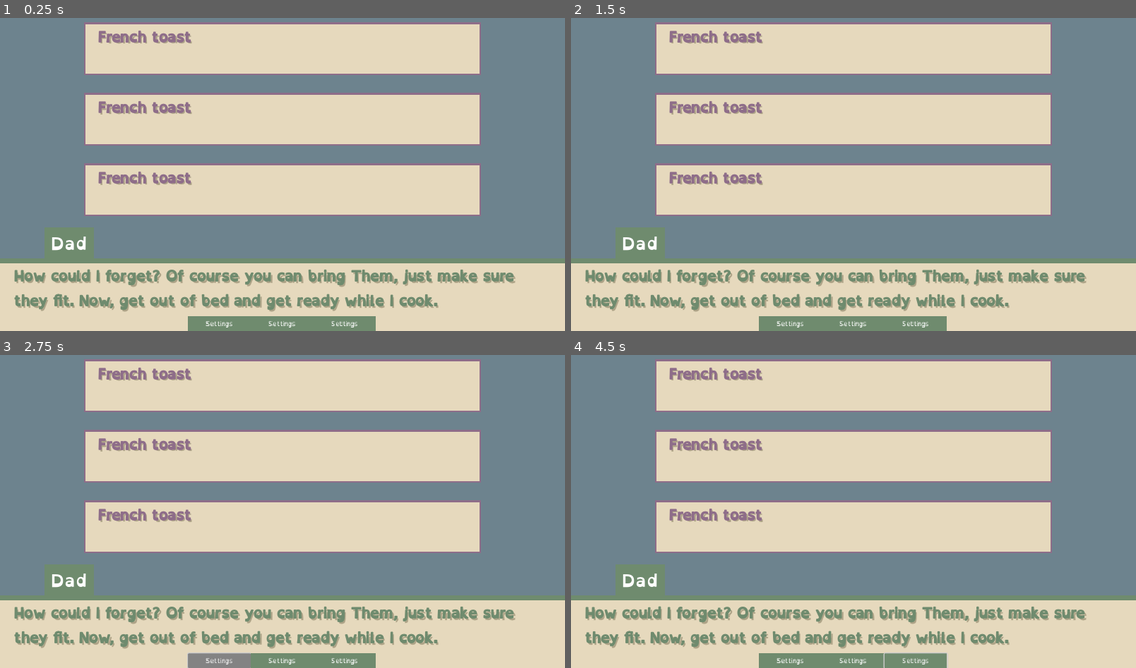
Above: before the commit, frames 1-4 (two rows, left to right).
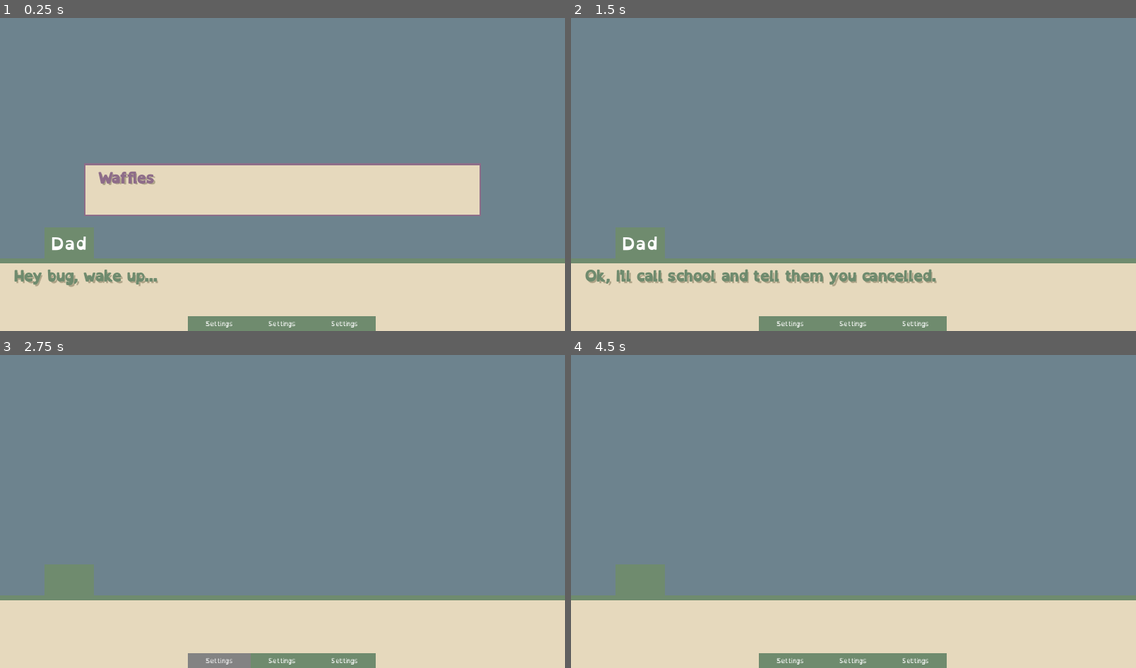
Above: after the commit, the same moments.

Repository: Birdboys/returningMolly
Game: Godot game, scene res://Scenes/main.tscn
Two runs of this game, one before a commit and one after it. Both use one fixed random seed, a clock stepped at 60 frames per second and the inputs below.
Inputs:
- Up to frame 1 (0.25 s): no input
- Up to frame 2 (1.5 s): click "dasdas" at 0.5 s; click "clear" at 1.25 s
- Up to frame 3 (2.75 s): click "Settings" at 2 s
- Up to frame 4 (4.5 s): click "Settings" at 2.75 s; click "Settings" at 3.5 s; click "dasdas" at 4.25 s

The runs differ from the first frame. In frame 1, 28% of the frame differs, in the area x 2-92%, y 1-94%; in frame 2, 40%; in frame 3, 40%; in frame 4, 40%, in the area x 2-92%, y 1-100%.
Error after the commit: Invalid access to property or key '["intro3a", "intro3b"]' on a base object of type 'Dictionary'. (res://Scripts/textMain.gd:19)

Commit message:
dialogue kinda working

Diff:
--- a/Scenes/day_ui.tscn
+++ /dev/null
@@ -1,134 +0,0 @@
-[gd_scene load_steps=3 format=3 uid="uid://cxf75dray4yfb"]
-
-[sub_resource type="StyleBoxFlat" id="StyleBoxFlat_ypnft"]
-bg_color = Color(0.945098, 0.368627, 0.568627, 1)
-
-[sub_resource type="Theme" id="Theme_0h6i0"]
-GridContainer/styles/box = SubResource("StyleBoxFlat_ypnft")
-
-[node name="dayUI" type="Control"]
-layout_mode = 3
-anchors_preset = 15
-anchor_right = 1.0
-anchor_bottom = 1.0
-grow_horizontal = 2
-grow_vertical = 2
-
-[node name="ColorRect" type="ColorRect" parent="."]
-layout_mode = 1
-anchors_preset = 15
-anchor_right = 1.0
-anchor_bottom = 1.0
-grow_horizontal = 2
-grow_vertical = 2
-color = Color(0.901961, 0.85098, 0.741176, 1)
-
-[node name="ColorRect2" type="ColorRect" parent="."]
-visible = false
-layout_mode = 0
-offset_left = 15.0
-offset_top = 14.0
-offset_right = 366.0
-offset_bottom = 465.0
-color = Color(0.513726, 0.611765, 0.662745, 1)
-
-[node name="ColorRect3" type="ColorRect" parent="."]
-visible = false
-layout_mode = 0
-offset_left = 397.0
-offset_top = 15.0
-offset_right = 613.0
-offset_bottom = 466.0
-color = Color(0.764706, 0.717647, 0.592157, 1)
-
-[node name="inventoryUI" type="Control" parent="."]
-layout_mode = 1
-anchors_preset = 15
-anchor_right = 1.0
-anchor_bottom = 1.0
-grow_horizontal = 2
-grow_vertical = 2
-size_flags_horizontal = 3
-size_flags_vertical = 3
-mouse_filter = 2
-
-[node name="gridPanel" type="Panel" parent="."]
-custom_minimum_size = Vector2(400, 300)
-layout_mode = 1
-anchors_preset = 15
-anchor_right = 1.0
-anchor_bottom = 1.0
-offset_left = 20.0
-offset_top = 40.0
-offset_right = -220.0
-offset_bottom = -140.0
-grow_horizontal = 2
-grow_vertical = 2
-mouse_filter = 2
-
-[node name="inventoryGrid" type="GridContainer" parent="gridPanel"]
-layout_mode = 1
-anchors_preset = 15
-anchor_right = 1.0
-anchor_bottom = 1.0
-grow_horizontal = 2
-grow_vertical = 2
-theme = SubResource("Theme_0h6i0")
-theme_override_constants/h_separation = 0
-theme_override_constants/v_separation = 0
-columns = 10
-
-[node name="groundPanel" type="Panel" parent="."]
-custom_minimum_size = Vector2(400, 100)
-layout_mode = 1
-anchors_preset = 15
-anchor_right = 1.0
-anchor_bottom = 1.0
-offset_left = 20.0
-offset_top = 360.0
-offset_right = -220.0
-offset_bottom = -20.0
-grow_horizontal = 2
-grow_vertical = 2
-mouse_filter = 2
-
-[node name="groundItemsScroll" type="ScrollContainer" parent="groundPanel"]
-layout_mode = 1
-anchors_preset = 15
-anchor_right = 1.0
-anchor_bottom = 1.0
-grow_horizontal = 2
-grow_vertical = 2
-mouse_filter = 2
-horizontal_scroll_mode = 2
-vertical_scroll_mode = 0
-
-[node name="groundItems" type="HBoxContainer" parent="groundPanel/groundItemsScroll"]
-layout_mode = 2
-size_flags_vertical = 3
-mouse_filter = 0
-
-[node name="Button" type="Button" parent="."]
-layout_mode = 0
-offset_left = 521.0
-offset_top = 171.0
-offset_right = 584.0
-offset_bottom = 202.0
-text = "dasdas"
-
-[node name="Clear" type="Button" parent="."]
-layout_mode = 0
-offset_left = 522.0
-offset_top = 223.0
-offset_right = 585.0
-offset_bottom = 254.0
-text = "clear
-"
-
-[node name="Objects" type="Control" parent="."]
-anchors_preset = 0
-offset_right = 40.0
-offset_bottom = 40.0
-
-[connection signal="pressed" from="Button" to="inventoryUI" method="_on_button_pressed" flags=18]
-[connection signal="pressed" from="Clear" to="inventoryUI" method="_on_clear_pressed" flags=18]
--- a/Scenes/dialogue.tscn
+++ b/Scenes/dialogue.tscn
@@ -1,16 +1,18 @@
 [gd_scene load_steps=3 format=3 uid="uid://dxwe01qwbklgx"]
 
-[ext_resource type="PackedScene" uid="uid://ckv567ttgkrsb" path="res://Scenes/text_option.tscn" id="1_tfhvd"]
+[ext_resource type="Script" path="res://Scripts/dialogue_ui.gd" id="1_5qnim"]
 [ext_resource type="PackedScene" uid="uid://2ub6scsfkxtl" path="res://Scenes/text_main.tscn" id="2_chrpt"]
 
-[node name="convoUI" type="Control"]
+[node name="dialogueUI" type="Control"]
 layout_mode = 3
 anchors_preset = 15
 anchor_right = 1.0
 anchor_bottom = 1.0
 grow_horizontal = 2
 grow_vertical = 2
-mouse_filter = 2
+focus_mode = 2
+mouse_filter = 1
+script = ExtResource("1_5qnim")
 
 [node name="background" type="ColorRect" parent="."]
 layout_mode = 1
@@ -36,14 +38,7 @@
 theme_override_constants/separation = 40
 alignment = 2
 
-[node name="textOption" parent="choicesBox" instance=ExtResource("1_tfhvd")]
-layout_mode = 2
-
-[node name="textOption2" parent="choicesBox" instance=ExtResource("1_tfhvd")]
-layout_mode = 2
-
-[node name="textOption3" parent="choicesBox" instance=ExtResource("1_tfhvd")]
-layout_mode = 2
-
 [node name="textMain" parent="." instance=ExtResource("2_chrpt")]
 layout_mode = 1
+
+[connection signal="gui_input" from="." to="." method="_on_gui_input"]
--- a/Scenes/text_main.tscn
+++ b/Scenes/text_main.tscn
@@ -1,6 +1,7 @@
-[gd_scene load_steps=11 format=3 uid="uid://2ub6scsfkxtl"]
+[gd_scene load_steps=12 format=3 uid="uid://2ub6scsfkxtl"]
 
 [ext_resource type="FontFile" uid="uid://bfgp7mg6wu44k" path="res://Assets/fonts/OpenDyslexic2 (Windows, MacOS, Linux OTF)/OpenDyslexic-Regular.otf" id="1_cxh3d"]
+[ext_resource type="Script" path="res://Scripts/textMain.gd" id="1_fl4v4"]
 [ext_resource type="Texture2D" uid="uid://bi73c5358eiqf" path="res://Assets/temp_cursor1.png" id="2_vmmny"]
 [ext_resource type="FontFile" uid="uid://ney6ybfqgm7a" path="res://Assets/fonts/OpenDyslexic2 (Windows, MacOS, Linux OTF)/OpenDyslexic-Bold.otf" id="3_hol0o"]
 
@@ -57,15 +58,17 @@
 [sub_resource type="StyleBoxFlat" id="StyleBoxFlat_8ropw"]
 bg_color = Color(0.435294, 0.545098, 0.431373, 1)
 
-[node name="Control" type="Control"]
+[node name="textMain" type="Control"]
 layout_mode = 3
 anchors_preset = 15
 anchor_right = 1.0
 anchor_bottom = 1.0
 grow_horizontal = 2
 grow_vertical = 2
+mouse_filter = 2
+script = ExtResource("1_fl4v4")
 
-[node name="textMain" type="Panel" parent="."]
+[node name="textMainPanel" type="Panel" parent="."]
 layout_mode = 1
 anchors_preset = 15
 anchor_right = 1.0
@@ -73,9 +76,10 @@
 offset_top = 555.0
 grow_horizontal = 2
 grow_vertical = 2
+mouse_filter = 1
 theme_override_styles/panel = SubResource("StyleBoxFlat_nhw5i")
 
-[node name="textMargin" type="MarginContainer" parent="textMain"]
+[node name="textMargin" type="MarginContainer" parent="textMainPanel"]
 layout_mode = 1
 anchors_preset = 15
 anchor_right = 1.0
@@ -86,8 +90,9 @@
 theme_override_constants/margin_top = 12
 theme_override_constants/margin_right = 32
 
-[node name="textMainText" type="RichTextLabel" parent="textMain/textMargin"]
+[node name="textMainText" type="RichTextLabel" parent="textMainPanel/textMargin"]
 layout_mode = 2
+mouse_filter = 1
 theme_override_colors/default_color = Color(0.435294, 0.545098, 0.431373, 1)
 theme_override_colors/font_shadow_color = Color(0.678431, 0.639216, 0.529412, 1)
 theme_override_colors/font_outline_color = Color(0.435294, 0.545098, 0.431373, 1)
@@ -99,7 +104,7 @@
 theme_override_font_sizes/normal_font_size = 32
 text = "test1"
 
-[node name="cursor" type="TextureRect" parent="textMain"]
+[node name="cursor" type="TextureRect" parent="textMainPanel"]
 layout_mode = 1
 anchors_preset = 3
 anchor_left = 1.0
@@ -117,13 +122,13 @@
 stretch_mode = 2
 flip_h = true
 
-[node name="textAnim" type="AnimationPlayer" parent="textMain"]
+[node name="textAnim" type="AnimationPlayer" parent="textMainPanel"]
 autoplay = "cursorWaggle"
 libraries = {
 "": SubResource("AnimationLibrary_7y3vy")
 }
 
-[node name="settingsButtons" type="HBoxContainer" parent="textMain"]
+[node name="settingsButtons" type="HBoxContainer" parent="textMainPanel"]
 layout_mode = 1
 anchors_preset = 12
 anchor_top = 1.0
@@ -136,9 +141,10 @@
 grow_vertical = 0
 theme_override_constants/separation = 0
 
-[node name="Button" type="Button" parent="textMain/settingsButtons"]
+[node name="Button" type="Button" parent="textMainPanel/settingsButtons"]
 layout_mode = 2
 size_flags_horizontal = 3
+mouse_filter = 1
 theme_override_colors/font_color = Color(1, 1, 1, 1)
 theme_override_fonts/font = ExtResource("1_cxh3d")
 theme_override_font_sizes/font_size = 14
@@ -146,9 +152,10 @@
 theme_override_styles/hover = SubResource("StyleBoxFlat_o5n3u")
 text = "Settings"
 
-[node name="Button2" type="Button" parent="textMain/settingsButtons"]
+[node name="Button2" type="Button" parent="textMainPanel/settingsButtons"]
 layout_mode = 2
 size_flags_horizontal = 3
+mouse_filter = 1
 theme_override_colors/font_color = Color(1, 1, 1, 1)
 theme_override_fonts/font = ExtResource("1_cxh3d")
 theme_override_font_sizes/font_size = 14
@@ -156,9 +163,10 @@
 theme_override_styles/hover = SubResource("StyleBoxFlat_o5n3u")
 text = "Settings"
 
-[node name="Button3" type="Button" parent="textMain/settingsButtons"]
+[node name="Button3" type="Button" parent="textMainPanel/settingsButtons"]
 layout_mode = 2
 size_flags_horizontal = 3
+mouse_filter = 1
 theme_override_colors/font_color = Color(1, 1, 1, 1)
 theme_override_fonts/font = ExtResource("1_cxh3d")
 theme_override_font_sizes/font_size = 14
@@ -166,12 +174,13 @@
 theme_override_styles/hover = SubResource("StyleBoxFlat_o5n3u")
 text = "Settings"
 
-[node name="RichTextLabel" type="RichTextLabel" parent="."]
+[node name="textSpeaker" type="RichTextLabel" parent="."]
 layout_mode = 1
 offset_left = 100.0
 offset_top = 485.0
 offset_right = 199.0
 offset_bottom = 555.0
+mouse_filter = 1
 theme_override_colors/default_color = Color(1, 1, 1, 1)
 theme_override_fonts/normal_font = ExtResource("3_hol0o")
 theme_override_font_sizes/normal_font_size = 40
--- a/Scenes/text_option.tscn
+++ b/Scenes/text_option.tscn
@@ -54,5 +54,7 @@
 text = "test2"
 scroll_active = false
 
+[connection signal="gui_input" from="." to="." method="_on_gui_input"]
 [connection signal="mouse_entered" from="." to="." method="_on_mouse_entered"]
 [connection signal="mouse_exited" from="." to="." method="_on_mouse_exited"]
+[connection signal="gui_input" from="textMargin/textOptionText" to="." method="_on_text_option_text_gui_input"]
--- a/Scripts/dialogueManager.gd
+++ b/Scripts/dialogueManager.gd
@@ -20,3 +20,15 @@
 	var data = FileAccess.open(path, FileAccess.READ)
 	dialogue_data = JSON.parse_string(data.get_as_text())
 	data.close()
+
+func dialogueChoice(choiceID):
+	match choiceID:
+		"intro5a","intro5b","intro5c":
+			PlayerData.user_data['intro']['breakfast'] = choiceID
+			print(PlayerData.user_data['intro']['breakfast'])
+		_:
+			print('Non-important choice')
+
+func to_title(s: String):
+	s = s.strip_edges()
+	return s.substr(0,1).to_upper() + s.substr(1).to_lower()
--- /dev/null
+++ b/Scripts/dialogue_ui.gd
@@ -0,0 +1,38 @@
+extends Control
+@onready var textChoice = load("res://Scenes/text_option.tscn")
+@onready var textMain = load("res://Scenes/text_main.tscn")
+@onready var choicesBox = $choicesBox
+@onready var mainText
+# Called when the node enters the scene tree for the first time.
+func _ready():
+	mainText = textMain.instantiate()
+	add_child(mainText)
+	mainText.initialize("intro0")
+
+	var choice = textChoice.instantiate()
+	choicesBox.add_child(choice)
+	choice.initialize("intro5b")
+	pass # Replace with function body.
+
+
+# Called every frame. 'delta' is the elapsed time since the previous frame.
+func _process(delta):
+	pass
+
+func _on_gui_input(event: InputEvent):
+	if event.is_action_pressed("dialogue_input"):
+		changeMainText()
+	pass # Replace with function body.
+
+func changeMainText():
+	clearChoices()
+	var next = mainText.nextText()
+	mainText.queue_free()
+	mainText = textMain.instantiate()
+	add_child(mainText)
+	mainText.initialize(next[1])
+	pass
+
+func clearChoices():
+	for child in choicesBox.get_children():
+		child.queue_free()
--- /dev/null
+++ b/Scripts/player_data.gd
@@ -0,0 +1,36 @@
+extends Node
+var user_data
+@onready var user_data_path = "user://user_data.json"
+@onready var default_save_data = {
+	"intro" : {"breakfast":"waffles"
+		}
+}
+# Called when the node enters the scene tree for the first time.
+func _ready():
+	user_data = load_user_data(user_data_path)
+	save_user()
+	pass # Replace with function body.
+
+
+# Called every frame. 'delta' is the elapsed time since the previous frame.
+func _process(delta):
+	pass
+
+func save_user():
+	var user_file
+	user_file = FileAccess.open(user_data_path, FileAccess.WRITE)
+	user_file.store_line(JSON.stringify(user_data))
+	user_file.close()
+
+func load_user_data(save_path):
+	if FileAccess.file_exists(save_path): #we have data
+		#var save_data = FileAccess.open_encrypted_with_pass(save_path, FileAccess.READ, 'porbo')
+		var save_data = FileAccess.open(save_path, FileAccess.READ)
+		var parsed_data = JSON.parse_string(save_data.get_as_text())
+		save_data.close()
+		if parsed_data is Dictionary:
+			return parsed_data
+		else:
+			print("some kinda system data loading error")
+	else:
+		return default_save_data
--- a/Scripts/textChoice.gd
+++ b/Scripts/textChoice.gd
@@ -1,6 +1,10 @@
 extends Panel
+var textData
+var textId
+@onready var text = $textMargin/textOptionText
 
-
+signal dialogue_choice(choiceData)
+#TEXT_ID	TEXT_TEXT	TEXT_TYPE	TEXT_SPEAKER	NEXT_TEXT_ID	HAS_CHOICE	IS_END
 # Called when the node enters the scene tree for the first time.
 func _ready():
 	pass # Replace with function body.
@@ -16,3 +20,15 @@
 func _on_mouse_exited():
 	print("exited text box")
 	scale = Vector2(1.,1.)
+
+func initialize(textID):
+	textId = textID
+	textData = DialogueManager.dialogue_data[textID]
+	text.parse_bbcode(textData['TEXT_TEXT'])
+
+func _on_gui_input(event):
+	if event.is_action_pressed("dialogue_choice_input"):
+		print(textData)
+		DialogueManager.dialogueChoice(textId)
+		emit_signal("dialogue_choice", textData)
+	pass # Replace with function body.
--- /dev/null
+++ b/Scripts/textMain.gd
@@ -0,0 +1,25 @@
+extends Control
+var textData
+var textId
+@onready var text = $textMainPanel/textMargin/textMainText
+@onready var speaker = $textSpeaker
+#TEXT_ID	TEXT_TEXT	TEXT_TYPE	TEXT_SPEAKER	NEXT_TEXT_ID	HAS_CHOICE	IS_END
+# Called when the node enters the scene tree for the first time.
+func _ready():
+	text.clear()
+	speaker.clear()
+	pass # Replace with function body.
+
+
+# Called every frame. 'delta' is the elapsed time since the previous frame.
+func _process(delta):
+	pass
+
+func initialize(textID):
+	textData = DialogueManager.dialogue_data[textID]
+	textId = textID
+	text.parse_bbcode(textData['TEXT_TEXT'])
+	speaker.parse_bbcode(" " + DialogueManager.to_title(textData['TEXT_SPEAKER']))
+
+func nextText():
+	return [textData["HAS_CHOICE"], textData["NEXT_TEXT_ID"]]
--- a/project.godot
+++ b/project.godot
@@ -19,6 +19,7 @@
 
 ItemLoader="*res://Scripts/itemLoader.gd"
 DialogueManager="*res://Scripts/dialogueManager.gd"
+PlayerData="*res://Scripts/player_data.gd"
 
 [display]
 
@@ -42,6 +43,17 @@
 "events": [Object(InputEventMouseButton,"resource_local_to_scene":false,"resource_name":"","device":-1,"window_id":0,"a …(256 unchanged characters)…
 ]
 }
+dialogue_choice_input={
+"deadzone": 0.5,
+"events": [Object(InputEventMouseButton,"resource_local_to_scene":false,"resource_name":"","device":-1,"window_id":0,"alt_pressed":false,"shift_pressed":false,"ctrl_pressed":false,"meta_pressed":false,"button_mask":1,"position":Vector2(67, 20),"global_position":Vector2(71, 63),"factor":1.0,"button_index":1,"canceled":false,"pressed":true,"double_click":false,"script":null)
+]
+}
+dialogue_input={
+"deadzone": 0.5,
+"events": [Object(InputEventKey,"resource_local_to_scene":false,"resource_name":"","device":-1,"window_id":0,"alt_pressed":false,"shift_pressed":false,"ctrl_pressed":false,"meta_pressed":false,"pressed":false,"keycode":0,"physical_keycode":32,"key_label":0,"unicode":32,"echo":false,"script":null)
+, Object(InputEventMouseButton,"resource_local_to_scene":false,"resource_name":"","device":-1,"window_id":0,"alt_pressed":false,"shift_pressed":false,"ctrl_pressed":false,"meta_pressed":false,"button_mask":1,"position":Vector2(67, 8),"global_position":Vector2(71, 51),"factor":1.0,"button_index":1,"canceled":false,"pressed":true,"double_click":false,"script":null)
+]
+}
 
 [internationalization]
 
